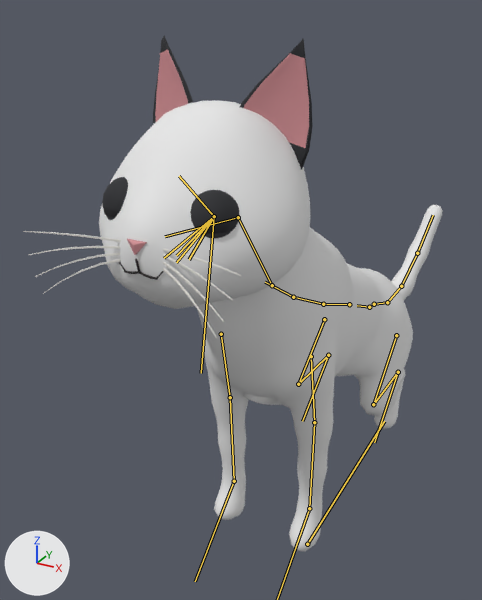
Before and after pictures for a commit that changed the FBX model models/cat/out/Cat.fbx.
Both versions are drawn from a 50 mm camera at (0.243, -0.624, 0.508) aimed at (-0.09, -0.019, 0.205). Lighting does not change. The marker at lower left points along +X, +Y and +Z. The older version comes first. Both versions are drawn at frame 18 of the action 'CatRig|IdleGroom'; the numbers are the values there. The bones that change, and the others that lie on the model, are drawn over the model as lines.

Names of what the first picture shows: 'Cat'.
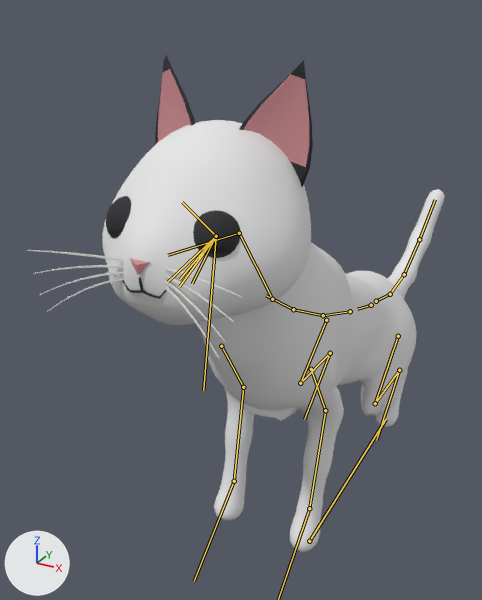
Boxes (x1, y1, x2, y2) around the edits, measured in the pictures (482 x 600 px):
'Cat', posed
    before: (23, 35, 443, 551)
    after: (27, 55, 445, 552)
bone 'Root', root to tip
    before: (307, 544) to (384, 421)
    after: (309, 541) to (386, 419)
bone 'Hips', root to tip
    before: (369, 307) to (357, 305)
    after: (371, 305) to (357, 309)
bone 'Spine1', root to tip
    before: (349, 304) to (323, 304)
    after: (350, 311) to (323, 315)
bone 'Spine2', root to tip
    before: (323, 304) to (293, 297)
    after: (323, 315) to (293, 309)
bone 'UpperArm.L', root to tip
    before: (311, 356) to (314, 422)
    after: (311, 369) to (325, 410)
bone 'Forearm.L', root to tip
    before: (314, 422) to (309, 508)
    after: (325, 410) to (309, 508)
bone 'UpperArm.R', root to tip
    before: (221, 334) to (230, 397)
    after: (221, 346) to (243, 387)
bone 'Forearm.R', root to tip
    before: (230, 397) to (234, 481)
    after: (243, 387) to (234, 481)
bone 'Paw.R', root to tip
    before: (234, 481) to (195, 581)
    after: (234, 481) to (194, 581)
bone 'Thigh.L', root to tip
    before: (396, 335) to (373, 404)
    after: (398, 336) to (375, 403)
bone 'Shin.L', root to tip
    before: (373, 404) to (398, 372)
    after: (375, 403) to (399, 370)
bone 'Thigh.R', root to tip
    before: (324, 319) to (298, 384)
    after: (326, 320) to (300, 383)
bone 'Shin.R', root to tip
    before: (298, 384) to (328, 355)
    after: (300, 383) to (330, 353)

The edits, one by one:
Bone 'Root' (bone_root) moves from (0.0, -0.005, -0.122) to (0.0, 0.001, -0.122).
Bone 'Hips' (bone_hips) turns from (-20, 0, 0) to (-13, 0, 0) degrees about its own x, y and z.
Bone 'Spine1' (bone_spine1) turns from (-4, 0, 0) to (-8, 0, 0) degrees about its own x, y and z.
Bone 'Spine2' (bone_spine2) turns from (-3, 0, 0) to (-6, 0, 0) degrees about its own x, y and z.
Bone 'UpperArm.L' (bone_upperarm_l) turns from (10, 0, 0) to (31, 0, 0) degrees about its own x, y and z.
Bone 'Forearm.L' (bone_forearm_l) turns from (25, 0, 0) to (-11, 0, 0) degrees about its own x, y and z.
Bone 'Paw.L' (bone_paw_l) turns from (-10, 0, 0) to (5, 0, 0) degrees about its own x, y and z.
Bone 'UpperArm.R' (bone_upperarm_r) turns from (10, 0, 0) to (31, 0, 0) degrees about its own x, y and z.
Bone 'Forearm.R' (bone_forearm_r) turns from (25, 0, 0) to (-11, 0, 0) degrees about its own x, y and z.
Bone 'Paw.R' (bone_paw_r) turns from (-10, 0, 0) to (5, 0, 0) degrees about its own x, y and z.
Bone 'Thigh.L' (bone_thigh_l) turns from (-4, 0, 0) to (-13, 0, 0) degrees about its own x, y and z.
Bone 'Shin.L' (bone_shin_l) turns from (69, 0, 0) to (72, 0, 0) degrees about its own x, y and z.
Bone 'Thigh.R' (bone_thigh_r) turns from (-4, 0, 0) to (-13, 0, 0) degrees about its own x, y and z.
Bone 'Shin.R' (bone_shin_r) turns from (69, 0, 0) to (72, 0, 0) degrees about its own x, y and z.
